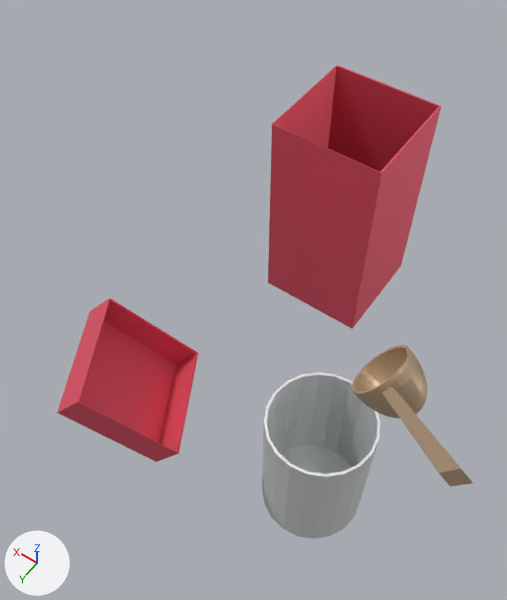
A saved change to the glTF model assets/coffee_scene.glb.
Camera for both pictures: a camera (50 mm lens) standing at (-99.0, 166.0, 279.0) and looking at (3.0, 23.0, 55.0). Lighting does not change. The marker at lower left points along +X, +Y and +Z. Where no turn or scale is listed for an object, it has been applied to the vertices. Vertices at the same position are counted once.

Objects in the first picture: 'Mesh_Mesh_head_geo.001_lambert2SG.001'.
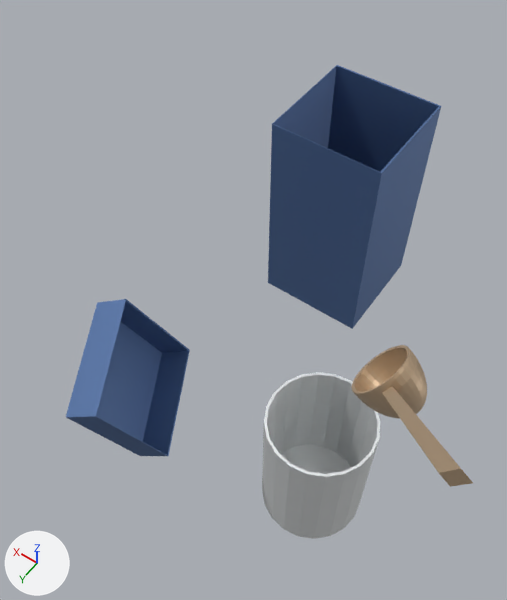
Commit message: changing coffee scene

What differs and where, as boxes (x1, y1, x2, y2) in the pictures (507 x 600 px):
'Mesh_Mesh_head_geo.001_lambert2SG.001', reshaped: before (57, 65, 473, 539); after (66, 65, 473, 539)
part 1 of me_mesh_0, rebuilt (12% narrower): before (57, 298, 198, 462); after (66, 299, 190, 456)
part 2 of me_mesh_0, recoloured (red to blue): (268, 65, 441, 329) in both

The change in detail:
me_mesh_0 is used by ob_mesh_mesh_head_geo_001_lambert2sg_001; location (0.0, 0.0, 0.0).
me_mesh_0 had 899 vertices, 1782 faces and spanned x -101.0..65.0, y -75.0..103.0, z -63.0..166.0.
me_mesh_0 now has 897 vertices, 1778 faces and spans x -101.0..58.0, y -75.0..103.0, z -63.0..166.0.
me_mesh_0 part 1: the loose piece of 22 vertices spanning x 1.0..65.0, y 35.0..101.0, z 1.0..46.0 is rebuilt with 20 vertices and now spans x 8.0..58.0, y 35.0..101.0, z -6.0..53.0.
me_mesh_0 part 2: 26 kept faces spanning x -22.0..28.0, y -75.0..-25.0, z 0.0..100.0 get new vertex colours.
